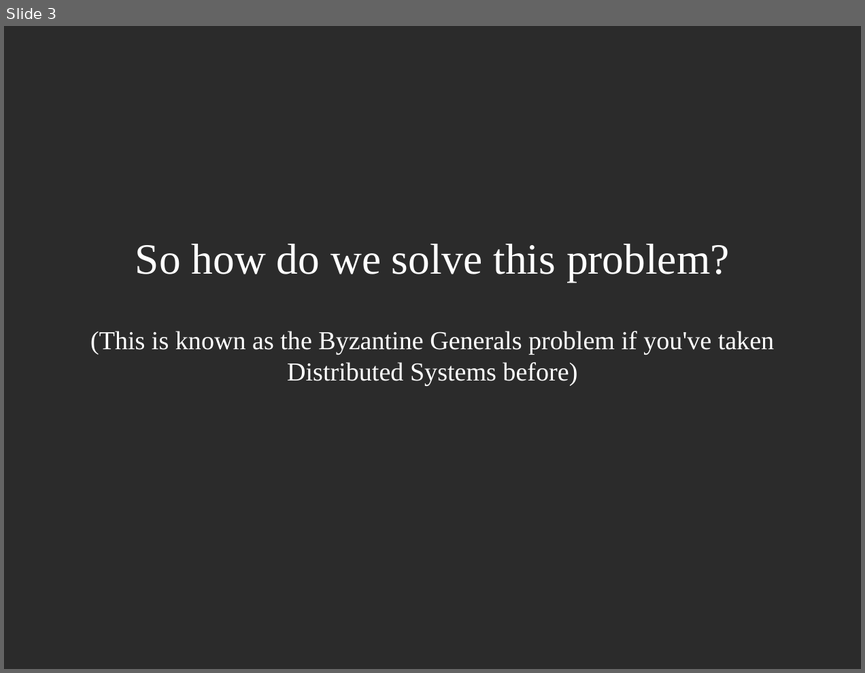
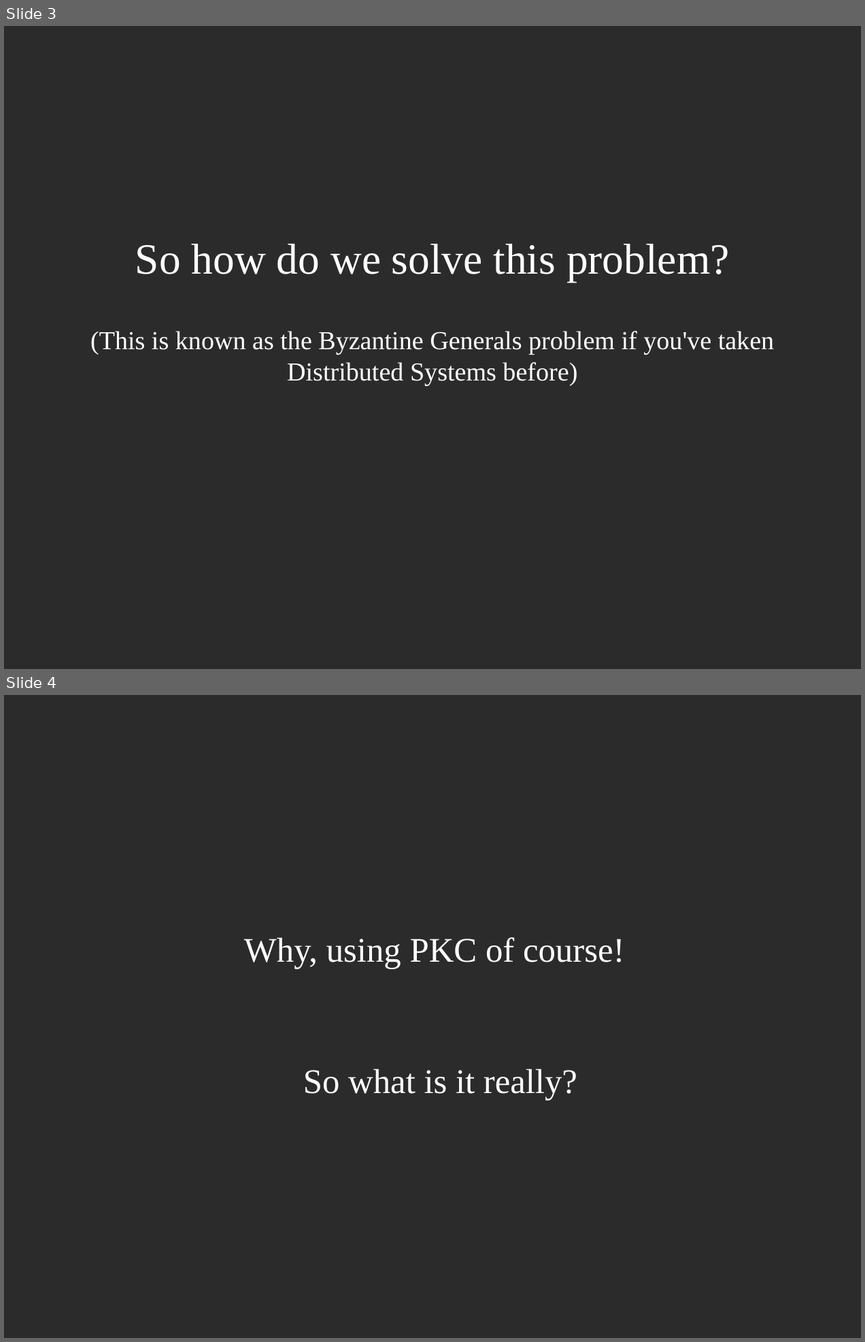
Before and after one commit to spmadden/sse-talks, a slide deck: PKS Talk.odp. Shown one above the other, each under a label of ours: slide 3 before the commit, slides 3 and 4 after it. The pictures are 865x673 and 865x1342 pixels, drawn with LibreOffice and Linux fonts; fonts in the diff are those of the drawing; background and template pictures are left out; a plain dark background stands for a picture behind light text. Boxes give left, top, right and bottom in pixels: in the first picture for what was removed or moved away, otherwise in the second. Text is boxed around its words. In the diff, an @@ line names an element or a change of style, - is before the commit and + after.

```diff
--- a/PKS Talk.odp
+++ b/PKS Talk.odp
@@ slide 4 added at (4, 695, 861, 1338), background picture (left out) @@
@@ subtitle added at (244, 937, 624, 968), 32 pt, text #FFFFFF @@
+Why, using PKC of course!
@@ text added at (303, 1068, 577, 1100), 32 pt, text #FFFFFF @@
+So what is it really?
```
Also in this commit, not shown: 2 slides changed, 1 other slide added, 1 slide removed.
